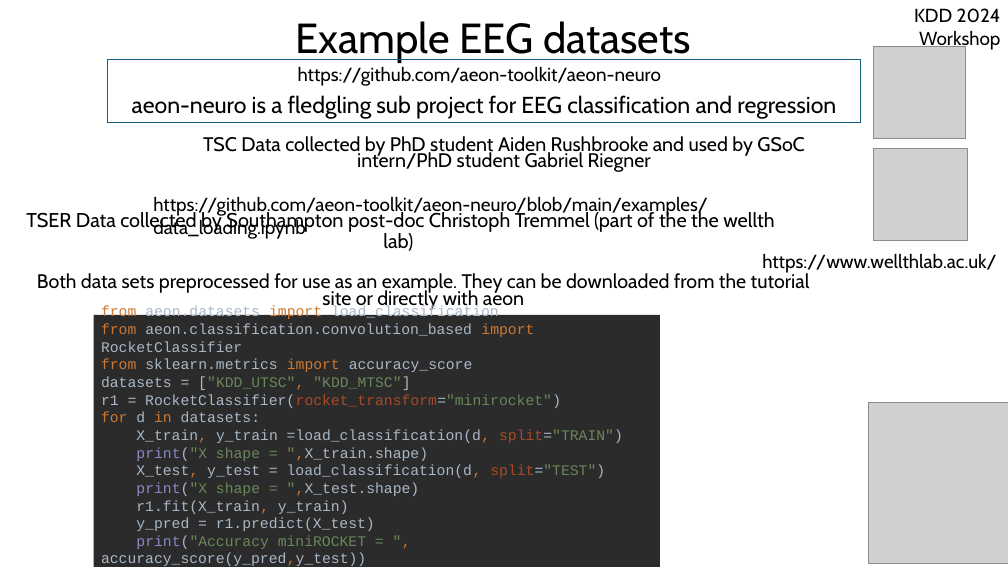
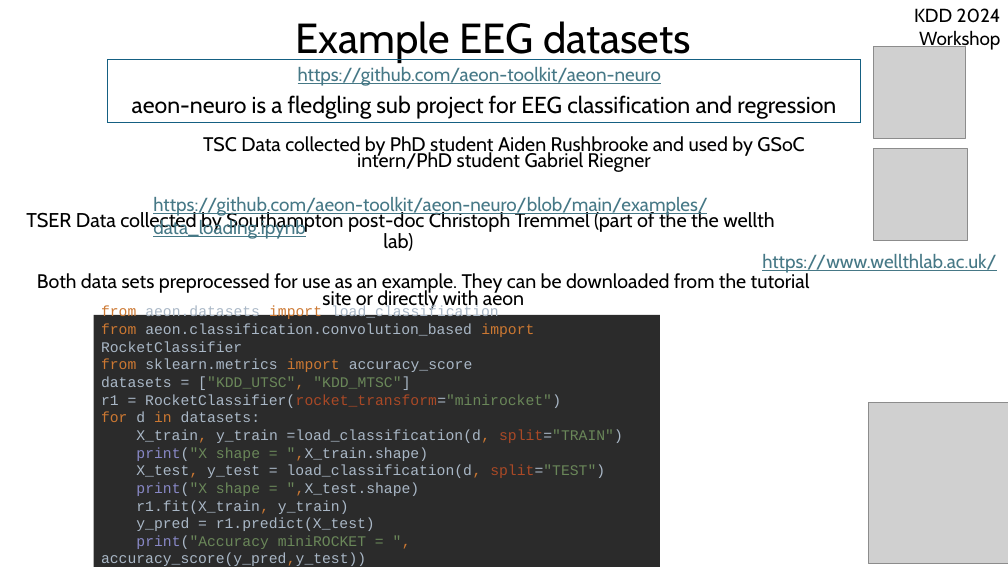
Before and after one commit to aeon-toolkit/aeon-tutorials, a slide deck: slide 8 of KDD-2024/Slides/part1_Introduction.pptx. Drawn at 1008x567 pixels with LibreOffice and Linux fonts; fonts in the diff are those of the drawing; grey boxes stand for pictures. Boxes give left, top, right and bottom in pixels: in the first picture for what was removed or moved away, otherwise in the second. Text is boxed around its words. In the diff, an @@ line names an element or a change of style, - is before the commit and + after.

```diff
--- a/KDD-2024/Slides/part1_Introduction.pptx
+++ b/KDD-2024/Slides/part1_Introduction.pptx
@@ text colour #000000 to #467886, underline on in 3 elements at (298, 67, 661, 86), (762, 254, 996, 274), (153, 197, 708, 239) @@
```
Also in this commit, not shown: 3 other slides changed, 1 other file.
